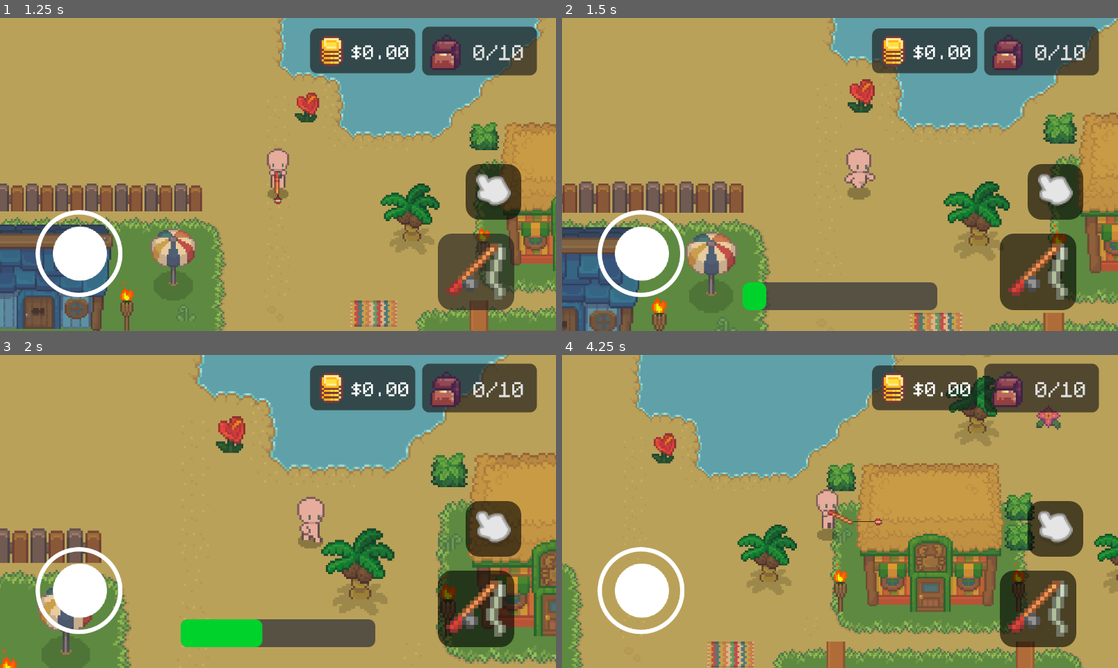
Above: before the commit, frames 1-4 (two rows, left to right).
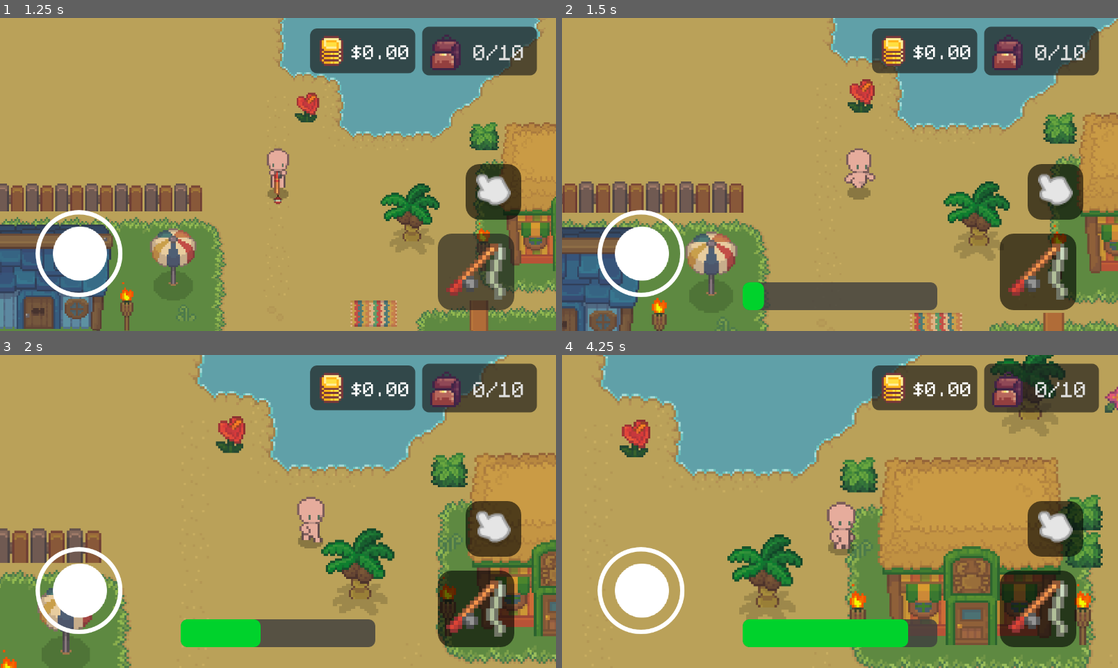
Above: after the commit, the same moments.

Repository: minotaa/rhode-island
Game: Godot game, scene res://scenes/game.tscn
Same seed, same stepped clock (60 frames per second), same inputs: the game is played once before the commit and once after it.
Inputs (mouse positions are in pixels of both pictures, inside the frame that each line leads up to):
- Up to frame 1 (1.25 s): click (478, 271) at 0.5 s
- Up to frame 2 (1.5 s): move the mouse to (962, 158) at 1.27 s; hold D (right) from 1.28 s (still down); hold F (fish) from 1.28 s (still down); click (962, 158) at 1.42 s
- Up to frame 3 (2 s): keep holding D (right); keep holding F (fish)
- Up to frame 4 (4.25 s): release D (right) at 2 s; release F (fish) at 2 s; drag from (728, 527) to (873, 520) at 2.02 s; move the mouse to (895, 442) at 2.77 s; hold D (right) 2.78-3.5 s; hold F (fish) 2.78-3.5 s; tap E (use) at 2.85 s; drag from (812, 574) to (673, 464) at 3.52 s

Frame 1 is identical in both runs. In frame 2, less than 0.1% of the frame differs, in the area x 35-37%, y 84-94%; in frame 3, less than 0.1%; in frame 4, 32%, in the area x 0-100%, y 0-100%.

Commit message:
Make it so that you reel back your rod when you press the fish button again while reeling

Diff:
--- a/scripts/Player.gd
+++ b/scripts/Player.gd
@@ -19,6 +19,7 @@
 var fishing = false
 var reeling = false
 var fish_on_line = false
+var pulling_back = false
 var reeling_back_fish = false
 var bobber: RigidBody2D
 var bobber_fish: Area2D
@@ -187,6 +188,14 @@
 
 func _on_body_animation_finished() -> void:
 	if $Body.animation.ends_with("fish_right") or $Body.animation.ends_with("fish_up") or $Body.animation.ends_with("fish_left") or $Body.animation.ends_with("fish_down"):
+		if pulling_back == true:
+			pulling_back = false
+			fishing = false
+			reeling = false
+			reeling_back_fish = false
+			play_idle_animation()
+			_show_ui()
+			return
 		if bobber != null:
 			bobber.queue_free()
 		reeling_back_fish = false
@@ -207,9 +216,10 @@
 			var bobber_position = tile_map.to_local(bobber.global_position)
 			var data = tile_map.get_cell_tile_data(0, tile_map.local_to_map(bobber_position))
 			if data and data.get_custom_data("fishable") == true:
-				print("Yup, this is... something")
+				print("Valid tile to fish on, starting timer")
 				_fishing_timer()
 			else:
+				print("Invalid tile to fish on, stopping fishing")
 				fishing = false
 				play_idle_animation()
 
@@ -356,21 +366,25 @@
 
 	# Charge up the fishing bar by holding down the FISH button.
 	if Input.is_action_pressed("fish") and reeling_back_fish == false and reeling == false:
-		fishing = false
-		if !$UI/Main/FishProgressBar.visible:
-			$UI/Main/FishProgressBar.visible = true
-			this_is_stupid_and_just_straight_up_bad_code = true
-			$UI/Main/FishProgressBar.value = 0
-		if this_is_stupid_and_just_straight_up_bad_code:
-			$UI/Main/FishProgressBar.value += 1
-			if $UI/Main/FishProgressBar.value >= 100:
-				this_is_stupid_and_just_straight_up_bad_code = false
+		if fishing == false:
+			if !$UI/Main/FishProgressBar.visible:
+				$UI/Main/FishProgressBar.visible = true
+				this_is_stupid_and_just_straight_up_bad_code = true
+				$UI/Main/FishProgressBar.value = 0
+			if this_is_stupid_and_just_straight_up_bad_code:
+				$UI/Main/FishProgressBar.value += 1
+				if $UI/Main/FishProgressBar.value >= 100:
+					this_is_stupid_and_just_straight_up_bad_code = false
+			else:
+				$UI/Main/FishProgressBar.value -= 1
+				if $UI/Main/FishProgressBar.value <= 0:
+					this_is_stupid_and_just_straight_up_bad_code = true
 		else:
-			$UI/Main/FishProgressBar.value -= 1
-			if $UI/Main/FishProgressBar.value <= 0:
-				this_is_stupid_and_just_straight_up_bad_code = true
+			pulling_back = true
+			$Body.play_backwards("char1_fish_" + last_direction)
+
 	# Actually fish when you release the button.
-	if Input.is_action_just_released("fish") and reeling_back_fish == false and reeling == false:
+	if Input.is_action_just_released("fish") and reeling_back_fish == false and reeling == false and pulling_back == false:
 		fish()
 		this_is_stupid_and_just_straight_up_bad_code = true
 		$UI/Main/FishProgressBar.visible = false
